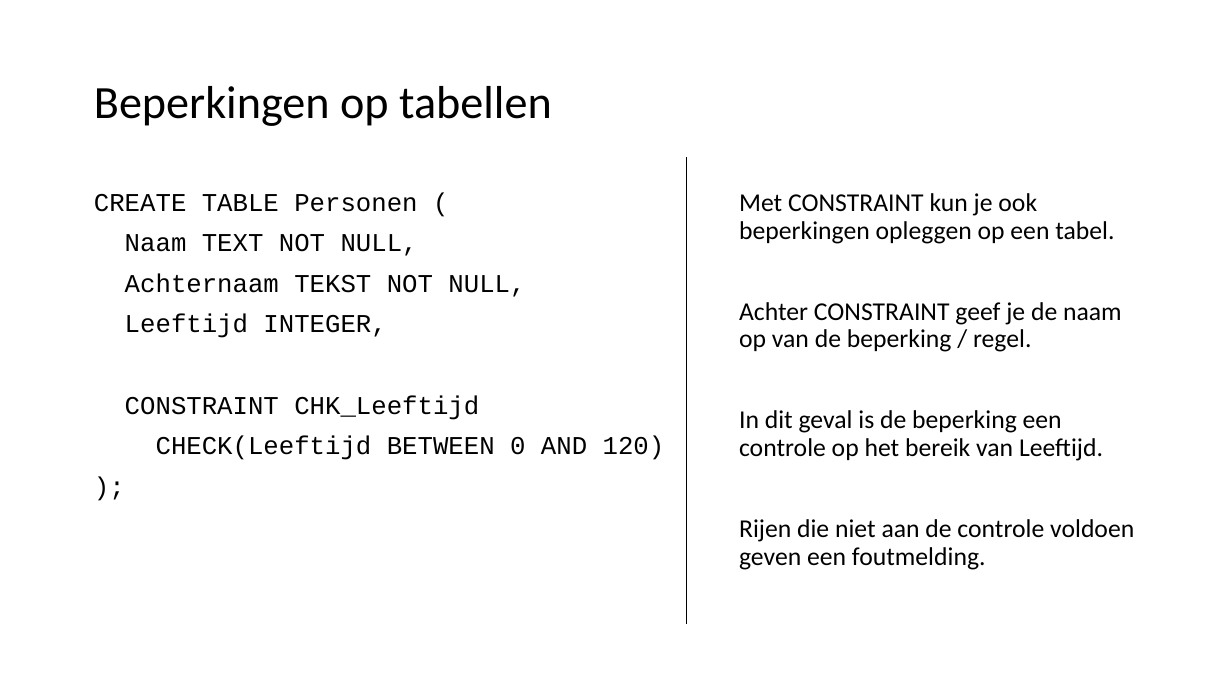
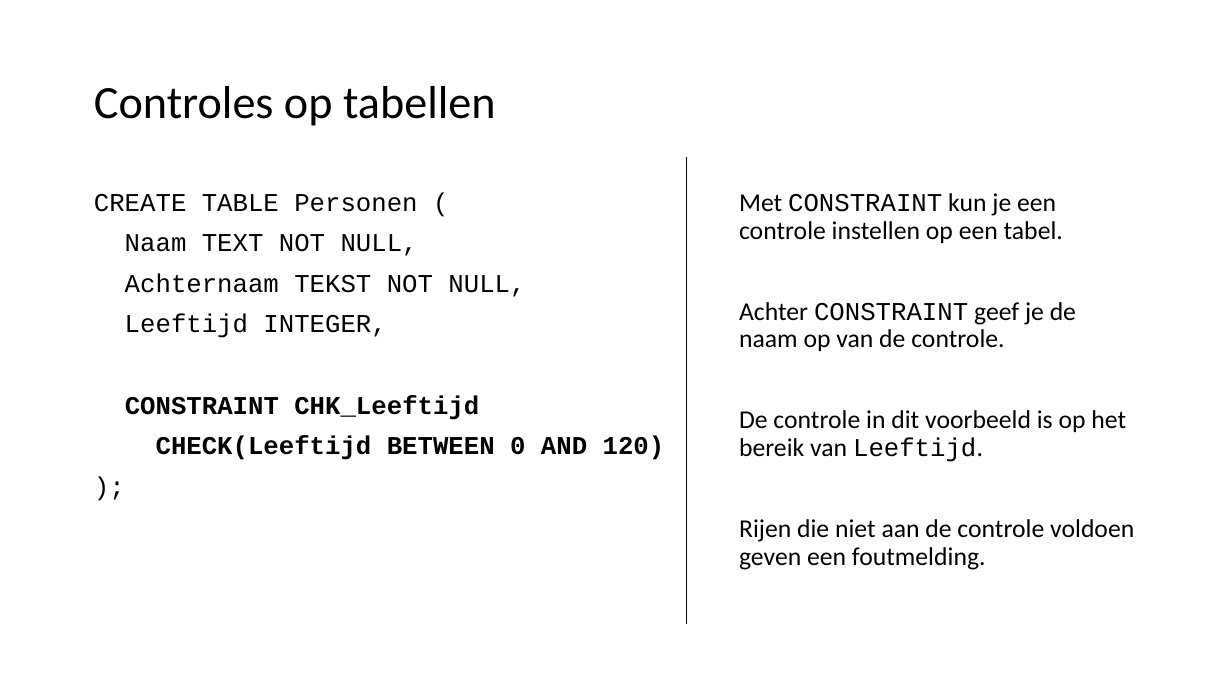
Before and after one commit to LFKoning/sql-cursus, a slide deck: slide 68 of sql_introductie.pptx. Drawn at 1232x693 pixels with LibreOffice and Linux fonts; fonts in the diff are those of the drawing. Boxes give left, top, right and bottom in pixels: in the first picture for what was removed or moved away, otherwise in the second. Text is boxed around its words. In the diff, an @@ line names an element or a change of style, - is before the commit and + after.

Commit message:
SQL Powerpoint typo squatting

```diff
--- a/sql_introductie.pptx
+++ b/sql_introductie.pptx
@@ title at box(94, 86, 496, 126): text changed @@
-Beperkingen op tabellen
+Controles op tabellen
@@ text at box(739, 193, 1126, 462): text changed @@
-Met CONSTRAINT kun je ook beperkingen opleggen op een tabel.
-Achter CONSTRAINT geef je de naam op van de beperking / regel.
-In dit geval is de beperking een controle op het bereik van Leeftijd.
+Met CONSTRAINT kun je een controle instellen op een tabel.
+Achter CONSTRAINT geef je de naam op van de controle.
+De controle in dit voorbeeld is op het bereik van Leeftijd.
@@ text at box(125, 395, 665, 460): bold on in "CONSTRAINT CHK_Leeftijd", "CHECK(Leeftijd BETWEEN 0 AND 120)" @@
```
Also in this commit, not shown: 18 other slides changed.
